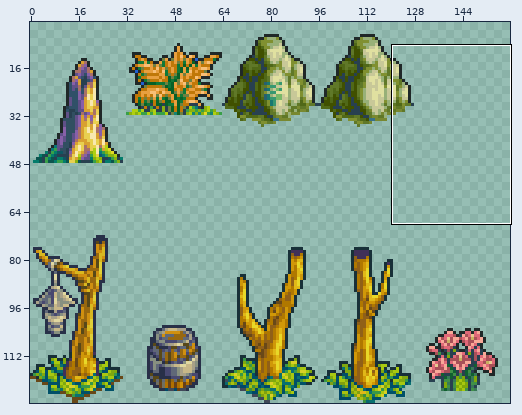
A sprite sheet gets an edit: Final_Fantasy_Mystery_World/Game/maps/static_objects_tileset.png. The first picture is a wide view before the edit; the outline marks the close-up.
Close-up. Before the commit:
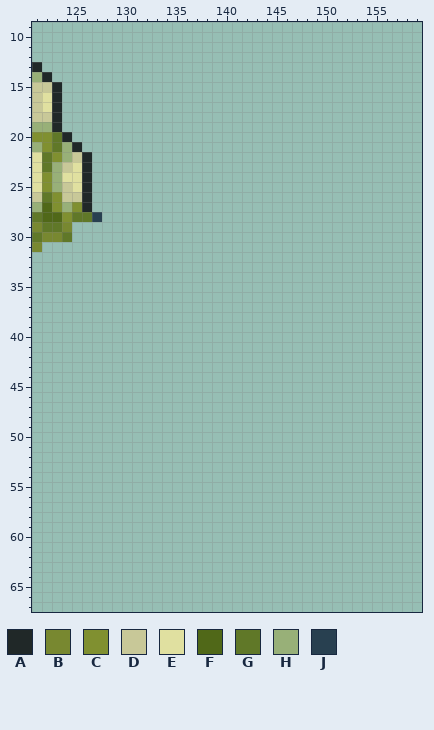
The file is 160x128 pixels. Pixels under 10% opacity are left out. Colours within 5 levels of each other are drawn and written as one. Shown: x 121..159, y 9..67. The wide view leaves out empty margins.
Palette (. is transparent): A #202828  B #788830  C #809030  D #c8c898  E #e0e0a0  F #506818  G #607828  H #98b078  J #284050
Pixels before, first column x 121:
13 A......
14 HA.....
15 DDA....
16 DEA....
17 DEA....
18 DDA....
19 HHA....
20 CCGA...
21 HCGHA..
22 EGCHDA.
23 EGHDEA.
24 ECHEEA.
25 ECHDEA.
26 DGCDDA.
27 HFCHCA.
28 GFFCGGJ
29 BGGB...
30 GBBG...
31 B......
The result:
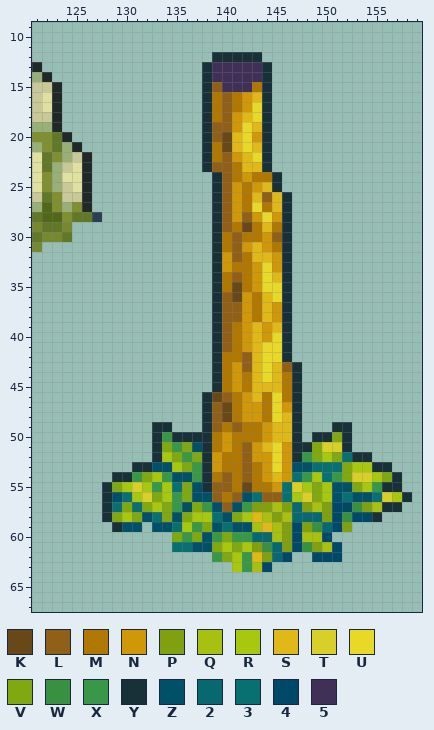
Colours new in this view: K #684818  L #906018  M #b07800  N #d09808  P #80a010  Q #a8c010  R #a8c810  S #e0b818  T #d8d028  U #e8d828  V #80a810  W #389040  X #389848  Y #183038  Z #005068  2 #086870  3 #087070  4 #004868  5 #403058
Difference:
Changed rows in their new state; - is an unchanged pixel.
first column x 128:
12 -----------YYYYY---------------
13 ----------Y55555Y--------------
14 ----------Y55555Y--------------
15 ----------YL555MY--------------
16 ----------YMLMNSY--------------
17 ----------YMLMNUY--------------
18 ----------YMLNSUY--------------
19 ----------YLLNUSY--------------
20 ----------YLKSUNY--------------
21 ----------YMKSUSY--------------
22 ----------YMLNSUY--------------
23 ----------YLLMSSY--------------
24 -----------YLMNMMY-------------
25 -----------YLNMNSY-------------
26 -----------YLNMSLSY------------
27 -----------YLNMUMSY------------
28 -----------YLNLNUNY------------
29 -----------YLMKMSMY------------
30 -----------YMLMMNLY------------
31 -----------YMLNSNMY------------
32 -----------YNLMSSNY------------
33 -----------YNMMNUNY------------
34 -----------YMLMNUSY------------
35 -----------YMKMNUUY------------
36 -----------YLKNMSUY------------
37 -----------YLLNMSNY------------
38 -----------YLLNMSNY------------
39 -----------YLMNSNSY------------
40 -----------YLMNSNUY------------
41 -----------YLMNSUUY------------
42 -----------YMMLSUUY------------
43 -----------YMNLSUSLY-----------
44 -----------YMNMSUSMY-----------
45 -----------YMNMSSSMY-----------
46 ----------YKLMNSMUMY-----------
47 ----------YLKMNNMUNY-----------
48 ----------YLKMNNMUSY-----------
49 -----YY---YLMLMMNSSY---YY------
50 -----YXYYYYMNMMMNSSY-YYVY------
51 -----YVXVZYMNMLNSUNYYVTTY------
52 -----YRVXVYNMMLNNUNYXVRV3YY----
53 ---YYZZRVXYNMMLMNUNZZ333VRRYY--
54 -YYXVRXZZXYMLMLMNSN3XR3XVTTRVY-
55 YVRTRXR3VZYLLMKMMN3TRVRZZVRXYY-
56 YZ3RTVRXVZZLMLZ3LL3RTVRZ3ZZ3TRY
57 Y3V3VRVXZVXZLZXPPQP2PQP44WPQYY-
58 YVRVZ3VZVRR3ZVRSQPQ222P4W44Y---
59 -YZZ-ZZ3RXVZ3ZZQSQP4PW24P------
60 -------VXVZXVXX22QP4QQ4--------
61 -------33ZZVRVRPW2P4WPQ4-------
62 -----------XVRXSP24--444-------
63 -------------RXQ4--------------
